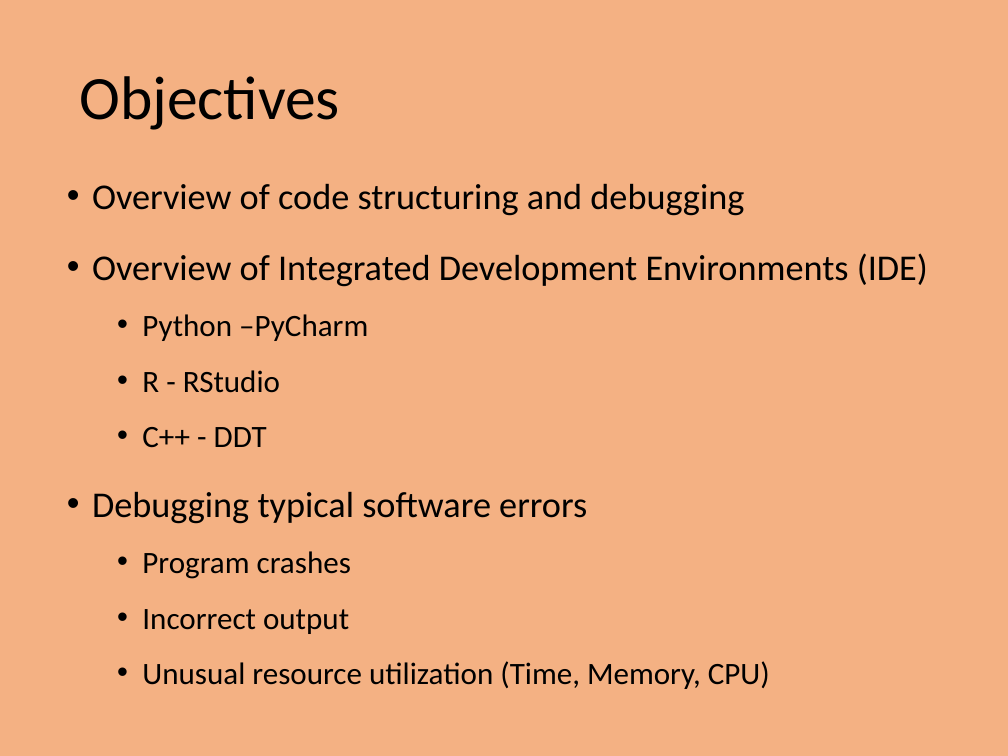
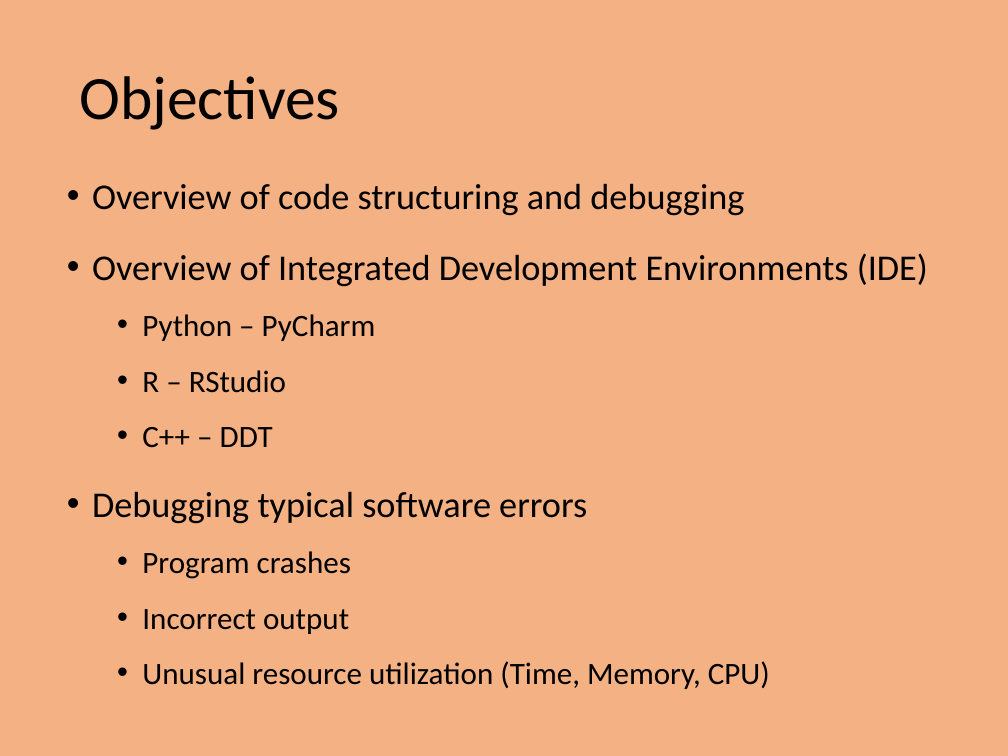
Before and after one commit to PrincetonUniversity/intro_debugging, a slide deck: slide 2 of 01_overview/Introduction_To_Debugging.pptx. Drawn at 1008x756 pixels with LibreOffice and Linux fonts; fonts in the diff are those of the drawing. Boxes give left, top, right and bottom in pixels: in the first picture for what was removed or moved away, otherwise in the second. Text is boxed around its words. In the diff, an @@ line names an element or a change of style, - is before the commit and + after.

Commit message:
Added some Python and R install instructions.

```diff
--- a/01_overview/Introduction_To_Debugging.pptx
+++ b/01_overview/Introduction_To_Debugging.pptx
@@ text at [142, 314, 376, 448]: text changed @@
-  • Python –PyCharm
-  • R - RStudio
-  • C++ - DDT
+  • Python – PyCharm
+  • R – RStudio
+  • C++ – DDT
```
Also in this commit, not shown: 2 other files.
